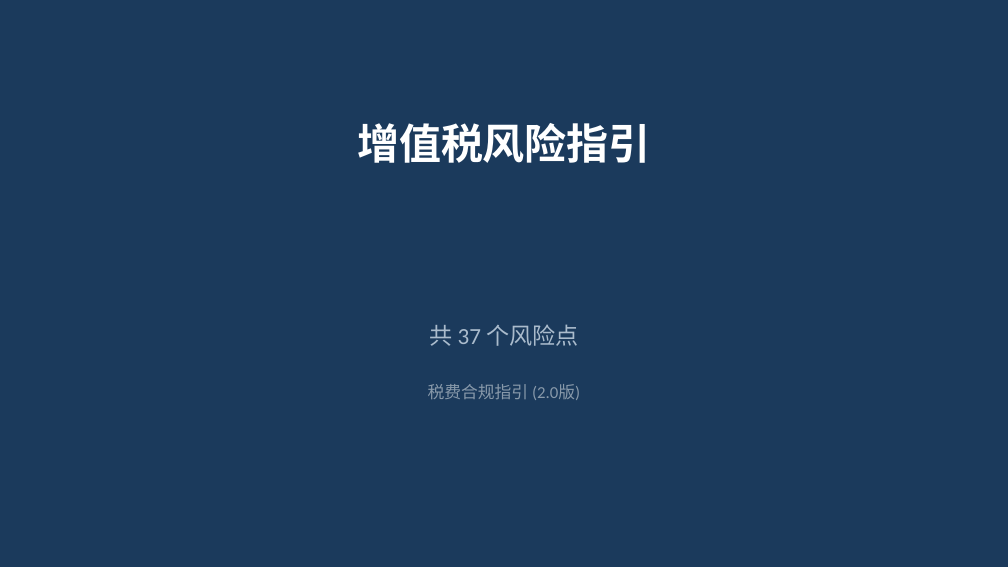
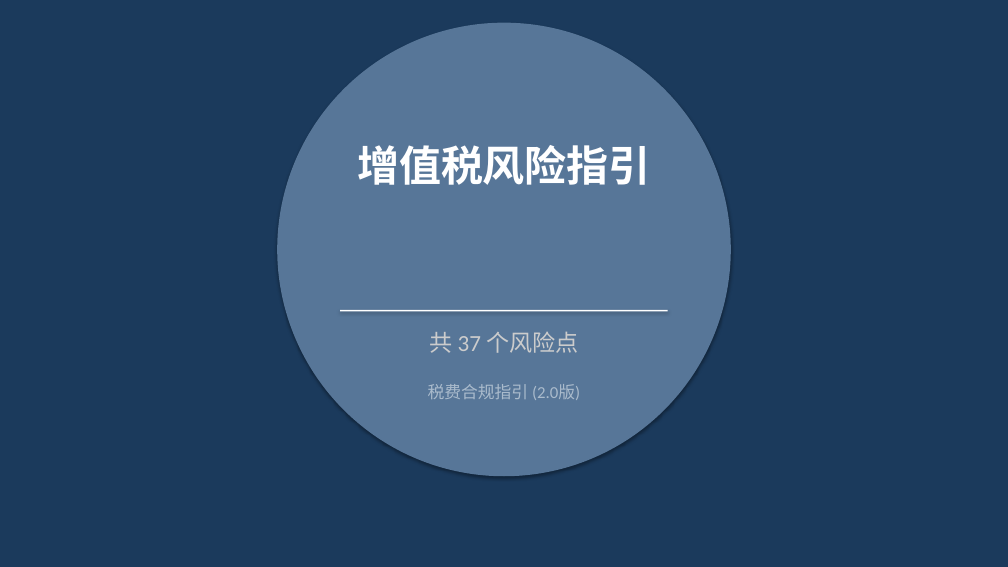
Before and after one commit to SlainTroyard/ppt, a slide deck: slide 1 of ppts_output_v3/01_增值税风险指引.pptx. Drawn at 1008x567 pixels with LibreOffice and Linux fonts; fonts in the diff are those of the drawing. Boxes give left, top, right and bottom in pixels: in the first picture for what was removed or moved away, otherwise in the second. Text is boxed around its words. In the diff, an @@ line names an element or a change of style, - is before the commit and + after.

```diff
--- a/ppts_output_v3/01_增值税风险指引.pptx
+++ b/ppts_output_v3/01_增值税风险指引.pptx
@@ ellipse added at [278,23,731,476], fill #577698 @@
@@ text "增值税风险指引": place and size @@
-text "增值税风险指引" at [357,123,651,163]
+text "增值税风险指引" at [357,145,651,185]
@@ text "共 37 个风险点": place and size @@
-text "共 37 个风险点" at [429,324,578,346]
+text "共 37 个风险点" at [429,331,578,353]
@@ text "共 37 个风险点" at [429,331,578,353]: text colour #AABBCC to #CCCCCC @@
@@ rectangle added at [340,310,668,312], fill #FFFFFF @@
@@ text "税费合规指引 (2.0版)" at [428,384,580,400]: text colour #8899AA to #AABBCC @@
```
Also in this commit, not shown: 37 other slides changed, 20 other files.
